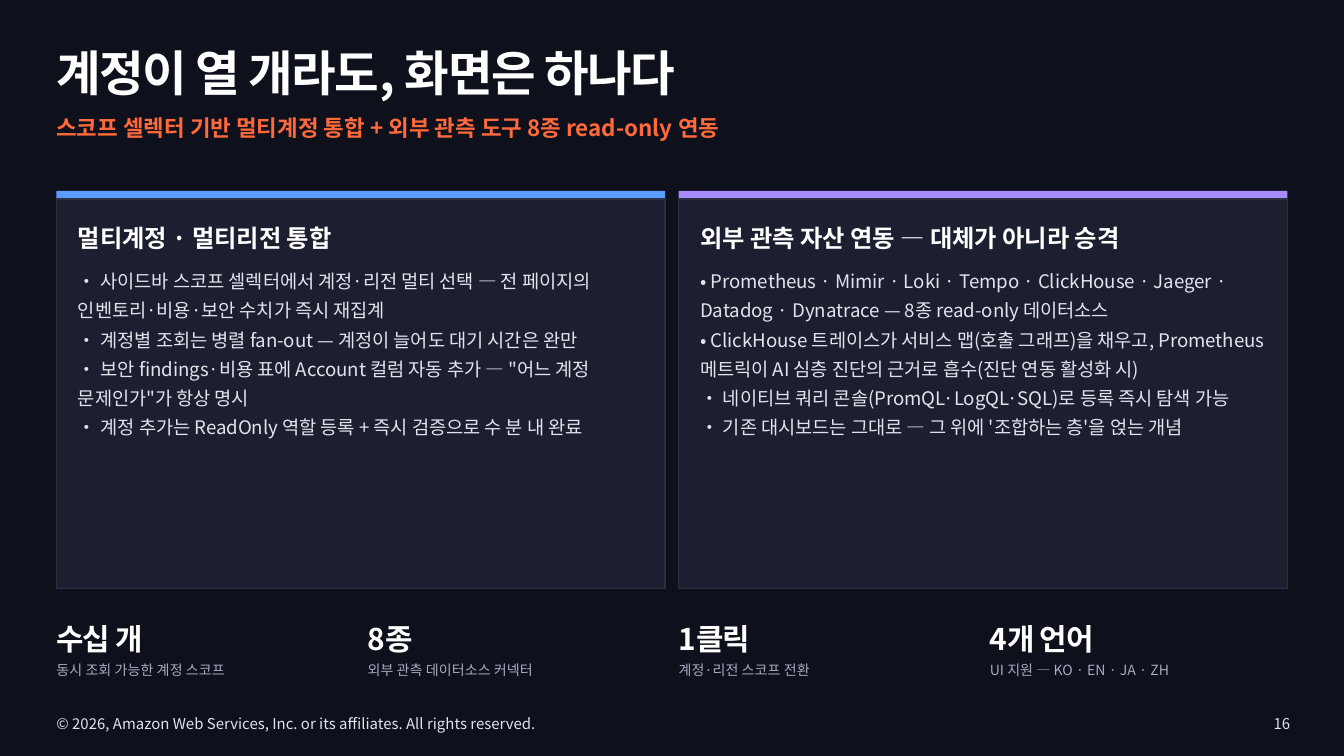
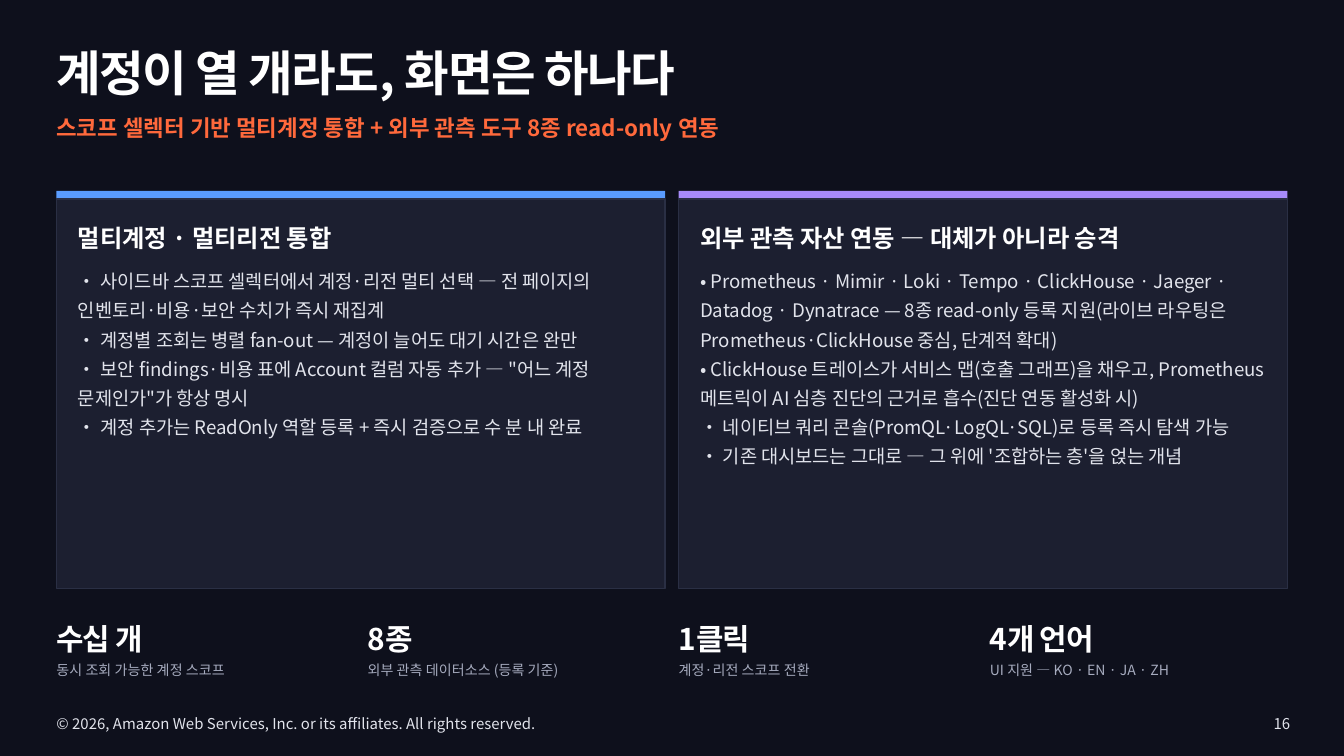
Before and after one commit to Atom-oh/awsops, a slide deck: slide 16 of docs-site/static/presentation/awsops-intro/awsops-intro.pptx. Drawn at 1344x756 pixels with LibreOffice and Linux fonts; fonts in the diff are those of the drawing. Boxes give left, top, right and bottom in pixels: in the first picture for what was removed or moved away, otherwise in the second. Text is boxed around its words. In the diff, an @@ line names an element or a change of style, - is before the commit and + after.

```diff
--- a/docs-site/static/presentation/awsops-intro/awsops-intro.pptx
+++ b/docs-site/static/presentation/awsops-intro/awsops-intro.pptx
@@ text at (700, 273, 1227, 351): text changed @@
-• Prometheus · Mimir · Loki · Tempo · ClickHouse · Jaeger · Datadog · Dynatrace — 8종 read-only 데이터소스
+• Prometheus · Mimir · Loki · Tempo · ClickHouse · Jaeger · Datadog · Dynatrace — 8종 read-only 등록 지원(라이브 라우팅은 Prometheus·ClickHouse 중심, 단계적 확대)
@@ text at (368, 663, 559, 678): text changed @@
-외부 관측 데이터소스 커넥터
+외부 관측 데이터소스 (등록 기준)
```
Also in this commit, not shown: 2 other slides changed, 3 other files.
